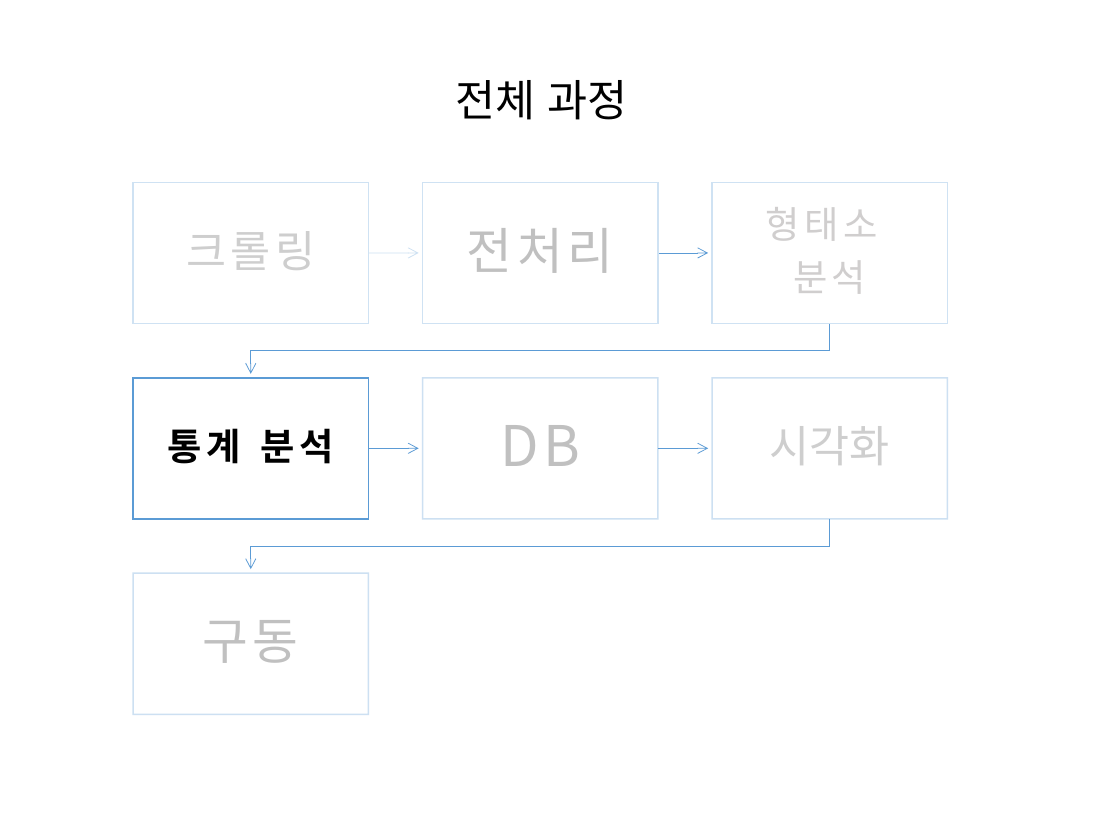
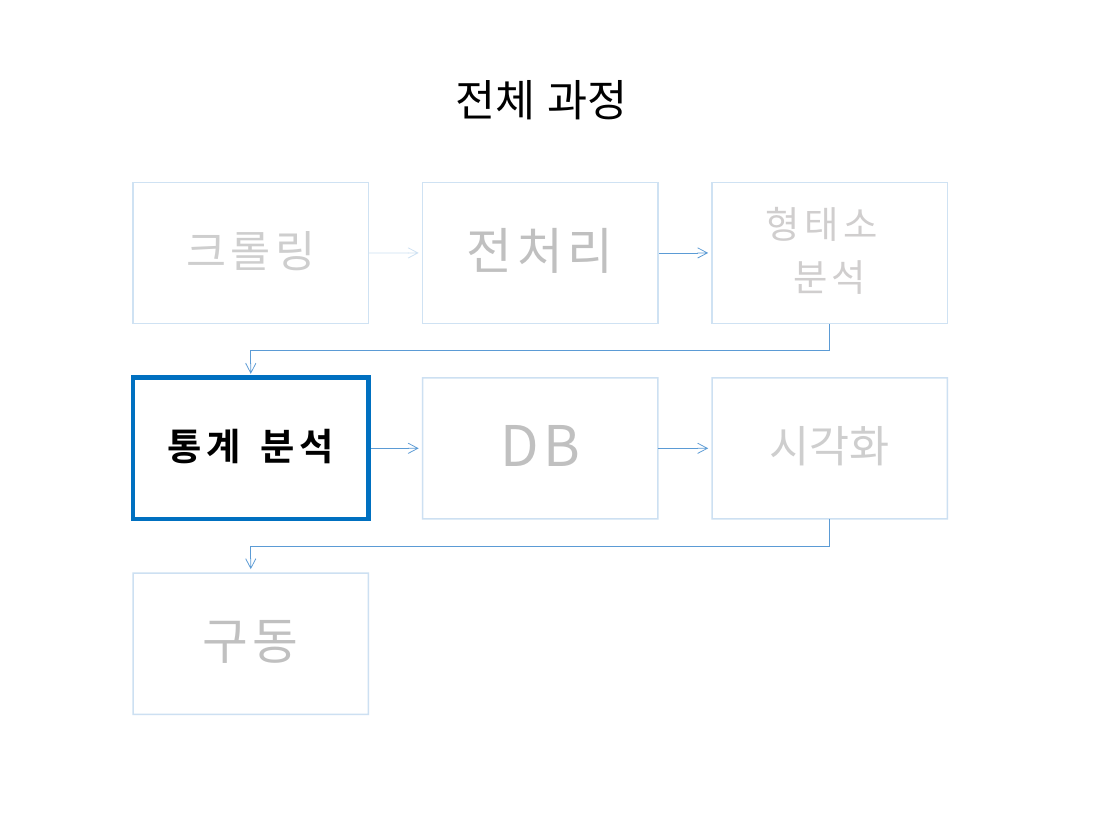
Before and after one commit to HaYongdae/issuewhatshow, a slide deck: slide 17 of doc/최종 PPT.pptx (slide 16 before the commit). Drawn at 1120x840 pixels with LibreOffice and Linux fonts; fonts in the diff are those of the drawing. Boxes give left, top, right and bottom in pixels: in the first picture for what was removed or moved away, otherwise in the second. Text is boxed around its words. In the diff, an @@ line names an element or a change of style, - is before the commit and + after.

```diff
--- a/doc/최종 PPT.pptx
+++ b/doc/최종 PPT.pptx
@@ rectangle at bbox=[133, 377, 368, 519]: outline #5B9BD5 1 pt to #0070C0 3 pt @@
```
Also in this commit, not shown: 11 other slides changed, 2 slides added, 2 slides removed.
